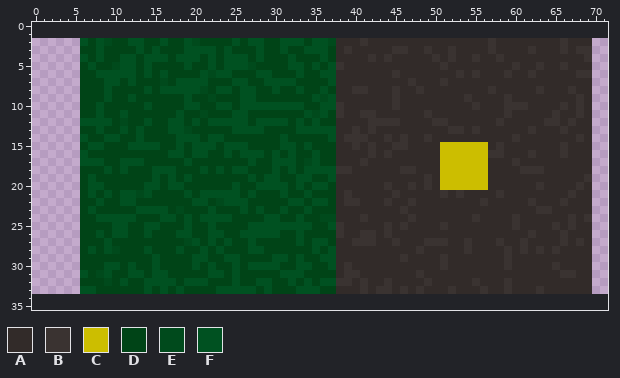
Sprite sheet, stored at Assets/Sprites/tiles.png. Above: the version before the commit.
The file is 128x32 pixels. Colours within 5 levels of each other are drawn and written as one. The old version is drawn lined up with the new one, on the new canvas.
Palette (. is transparent): A #322b29  B #3a3331  C #ccbe00  D #004417  E #004a1c  F #005121
Pixels before (only the part around the change), first column x 0:
 0 ...................................................
 1 ...................................................
 2 ......FDFEDDFFDDFDDFEDDDDFDFFDDFFFDFFEAAABAAAAAAAAA
 3 ......DDFDDDDFDFDDDFFFFDFDDDFDDFDDFFFDABAAAAABBAABA
 4 ......FDFDDFFDFFFDFFFDFDFFFDFDDDFDDDFDAAAABABAAAAAB
 5 ......DFDDEFFDFDDDDFDDFDFFFEDDDDFFDFDFBAAAAAAAAAAAA
 6 ......DDFFFFFDFDFDDDDFEFFDDDFFDDDFDDFFAAAAAAABAAAAA
 7 ......DDDFFDFDDDEDFFFFDDDFFDDFFFFDDDDFAAAAAAAAABAAA
 8 ......DDDFDDDDFDFFFFFEDFFDFFDDFDDFDDFDAABBAAABAABAA
 9 ......DDDFDDFDDDDDDFDDEDDDFFDDDDDDDFEFAAAAAAABAAAAA
10 ......DDFDDDDDFDDDDFFDDFFDFFFFFFFFDDFFBAAAAAABAAAAA
11 ......DDFDDFDDDDDDFDDEDDDFFDDDDDDDFEFDBAABBAAAAAABA
12 ......FFFFDEDDFDDFFDFDFFFFFDFFFFDFDFDDAAAABBBBAAAAB
13 ......DDFDDFDFDDDFFEDDDDDFFFFDDDDFFFFFAABABAAAAAAAA
14 ......FDDFFDDFDDDDFFFDFFDDDDDDDFDDDDDFABBBAABABAABA
15 ......DFFDDDFFFFDDFDFFFDFFFDDDDFFDFDDDAABABAABBAAAA
16 ......FDDDDDDDDDDFFDFFDDFDFFFDFDFDDFDDAAAABABAAAAAA
17 ......FFFDDFFFDDDDDFDDDDDDDFDDFFFDEFDDAAABAAAAAAAAA
18 ......DDDFDFDDDFFFDDDFDFDFFDDDFDFDFFFFBBAAAAAABBAAA
19 ......DFDDDDDDDFDFDFDDDDDDDFDFFDDFFDDFAAAAAAAAAAABA
20 ......DFFDDDDDFFDFFDDDDDDFDDFFFFDFDFFDAAAAAABAABABA
21 ......DFDFDFFEFDDDDFDFFFFFDFDDDFDDFDDDABAAAAABAAAAA
22 ......DDFDDFFDDDDDDDFFDEFFFDDDDDFFDFFDABBAAABAABAAA
23 ......DFDDDDDFFFFDEDDDFDDDFDFDDFDDFDDDAAAAAAAABAAAA
24 ......DDFFFFFDDDFFDFDFFFFDDDDFFDDFDDEEAAABAAAAABAAA
25 ......DDDDFFDDFFDDDFDDFDDDDFFFFFFFFDDFBAAAAABABAAAA
26 ......DDFDFFDDFDDDFFDDFFDDFFFFFDDFDDDDBAABBABAAAAAA
27 ......DDDFDDDDDDDDDEFDFDFDDFDDDDDFDFFDAABBBAABAAABB
28 ......DFDFEDDDFDDDFDDFDFDDDFFDDDDDDFDFAAAAAAAAAABAA
29 ......DDDDDDDDDFDDDDFFDDFFDDDDFFDFDDFFAAAAAAAABAAAA
30 ......DDDFFDFDDFDDDDFDFDDFDFFFFDDFFDDFABAAAAAAAAAAA
31 ......FDEFDDFFDFFDDDDDFFDFDDDDDFFFDDDDABBAAAAAAABAA
32 ......DDDEDFDDFFFFDFFFDDDFDDFFDDFDFDFFBBABAABAAAABA
33 ......FFDDDDDDFDFDFDDDDFFFFFDFDDDFFFDDAAABABBABABAA
34 ...................................................
35 ...................................................
The result:
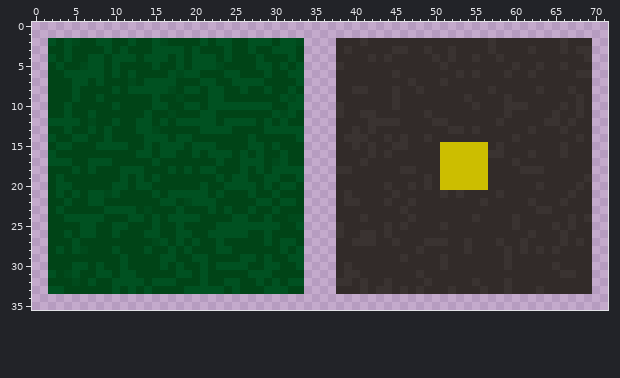
Changes in this commit:
canvas 128x32 -> 72x36, the old top-left corner now at -26,2 (the part of the old canvas that was cut away was empty and is not shown)
Changed rows in their new state; - is an unchanged pixel.
first column x 2:
 2 FDFED--F---D-FE--DDF-FFD---F---E....
 3 DDFD--DF-F-D--FFFD-DD----FD-F-F-....
 4 FDFDDF--F--------D-F---DD-------....
 5 DFDDE-F-FDD-DF--FDFF-EDDDDFF-FD-....
 6 DDFFFF-D-D--D-DFEFFDDD-F--D---F-....
 7 DDDFF-FDD-E-FFFFDDD-F----FFDDDDF....
 8 DDDF---DF-FF-F-ED--DF-D--D-FD-FD....
 9 DDDF--FD--D--F--ED--FF--DD---FEF....
10 DDFD--D-F---DFF-----F--F----DD--....
11 DDFD-FD--D--F--ED--FF--DD---FEF-....
12 FFFFDEDDFD-F--FD-F-F-D---FD-D--D....
13 DDFD-FDF-D--FE-DDD-FFFFDDDDFFFF-....
14 FDDF----D--DFFF---D-DD---F---D-F....
15 DFFD-D-FFFDD-DFF------DDDFF-FDD-....
16 FDDDD------FF-F-D--DFF---D--DFD-....
17 FFFDD--F-DDD-F---D---F--F-F-E-D-....
18 DDDF-F-D--FF-DD--F--FD-D--F--F-F....
19 DFDD-D---F-F---D-D---F-FFD------....
20 DFFD-DD-FF-F-D-DD--F--F-FFD-D-FD....
21 DFDF--FEFDDDDF-FF-F-D-DD----FD--....
22 DDFD-F---DD---FF-E--FDDDD-FF-F-D....
23 DFDD-D-FFFFDEDD-F-----F-DFD-FD--....
24 DDFFFF-DDD-F-FD-F-FDDDDFF---D-EE....
25 DDDDFF------D---FD--DFFFF----DD-....
26 DDFDFFD--D---F--------FF-DD-D--D....
27 DDDF---D-----EF-FD--DFD--D-F-FFD....
28 DFDFED-DF------FDF-D--F--DD--F-F....
29 DDDD-----F---DFF------DDFF-FDDF-....
30 DDDFF-FDDFD--DF-F-DFDFF-FDD-----....
31 FDEFD-F--F-D-DD-FF-FDD-D-FFF-DDD....
32 DDDE-F-DF-FFD----DD---F----DF--F....
33 FFDDDD--F-F---D-DFFFF-D-DD--FF-D....
Where, in picture pixels (left, top, right, bottom), the same in both pictures:
changed: (48, 38, 336, 294)
